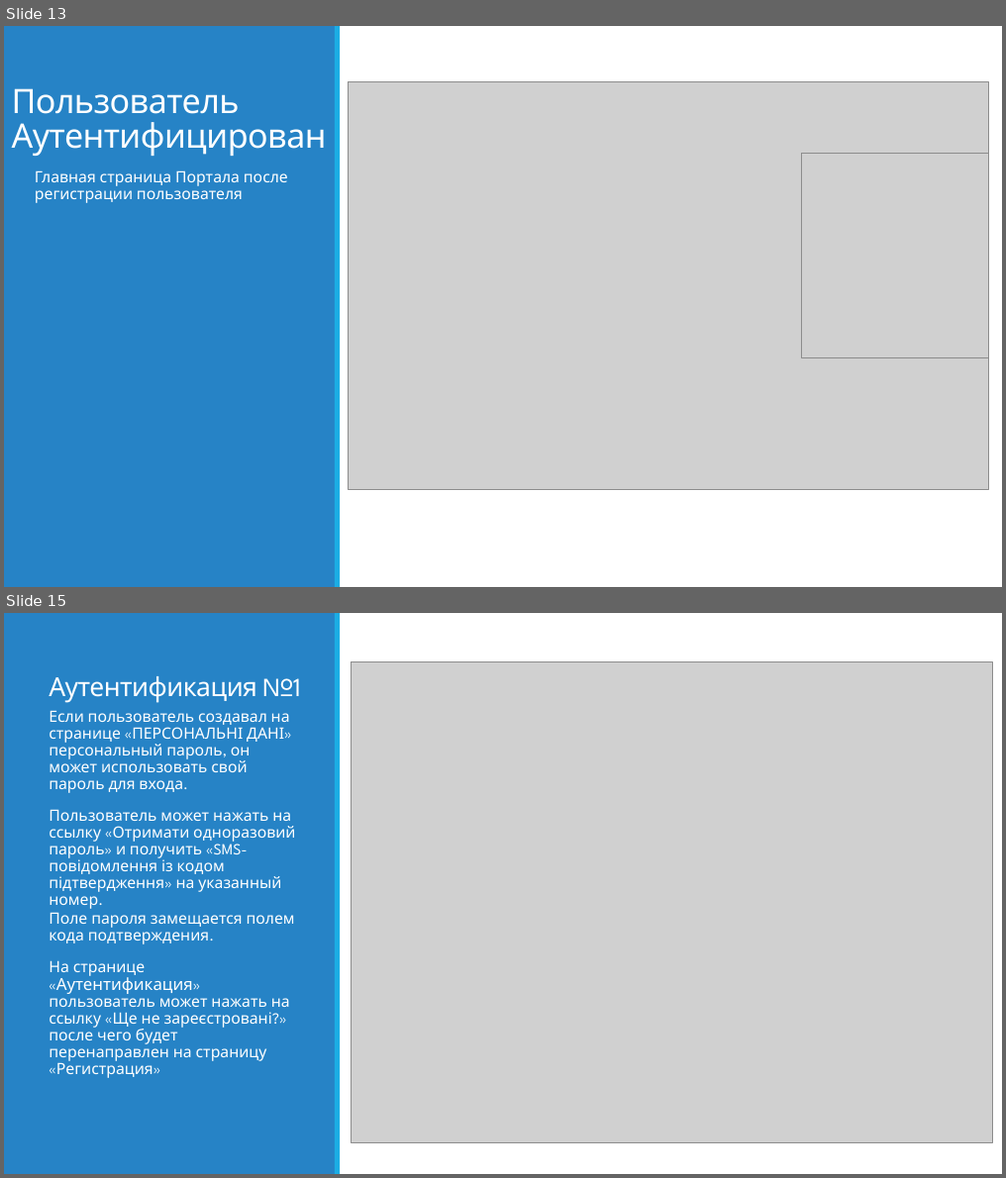
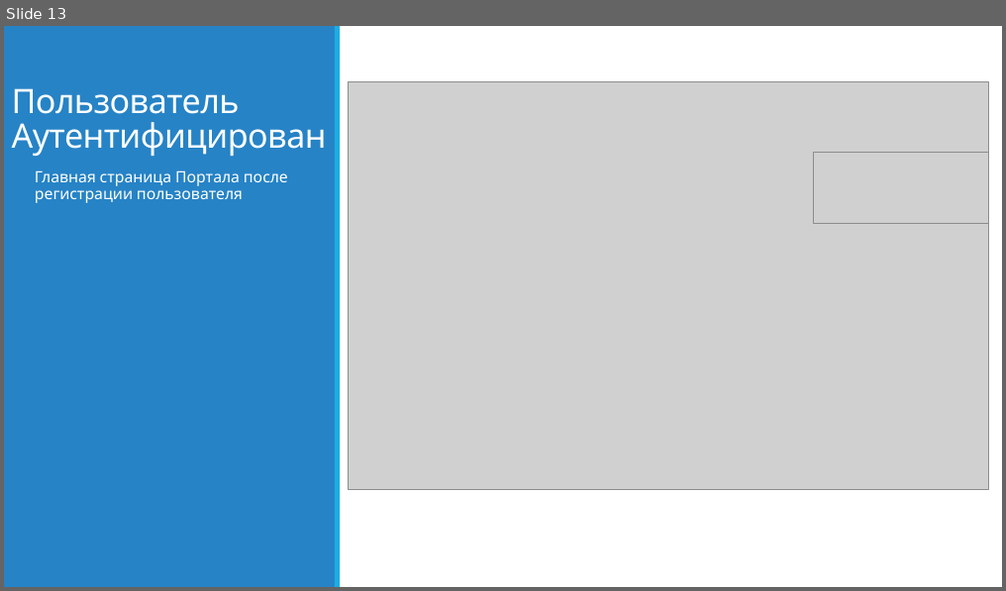
Before and after one commit to bturko/sso, a slide deck: Docs/KS_SIGNUP_2.pptx. Shown one above the other, each under a label of ours: slides 13 and 15 before the commit, slide 13 after it; the slides between them are not shown. The pictures are 1006x1178 and 1006x591 pixels, drawn with LibreOffice and Linux fonts; fonts in the diff are those of the drawing; grey boxes stand for pictures. Boxes give left, top, right and bottom in pixels: in the first picture for what was removed or moved away, otherwise in the second. Text is boxed around its words. In the diff, an @@ line names an element or a change of style, - is before the commit and + after.

```diff
--- a/Docs/KS_SIGNUP_2.pptx
+++ b/Docs/KS_SIGNUP_2.pptx
@@ slide 15 removed at <box>4,613,1002,1174</box>, background #FFFFFF; not listed: 2 template elements that a slide beside it also shows @@
@@ picture removed at <box>350,662,992,1143</box> @@
@@ title removed at <box>49,676,301,703</box> @@
-Аутентификация №1
@@ text removed at <box>49,710,295,1078</box> @@
-Если пользователь создавал на странице «ПЕРСОНАЛЬНІ ДАНІ» персональный пароль, он может использовать свой пароль для входа.
-Пользователь может нажать на ссылку «Отримати одноразовий пароль» и получить «SMS-повідомлення із кодом підтвердження» на указанный номер.
-Поле пароля замещается полем кода подтверждения.
-На странице «Аутентификация» пользователь может нажать на ссылку «Ще не зареєстровані?» после чего будет перенаправлен на страницу «Регистрация»
@@ slide 13 changed as well @@
@@ picture removed at <box>801,154,988,358</box> @@
@@ picture added at <box>814,152,988,224</box> @@
```
Also in this commit, not shown: 15 other slides changed, 2 other slides removed, 5 other files.
